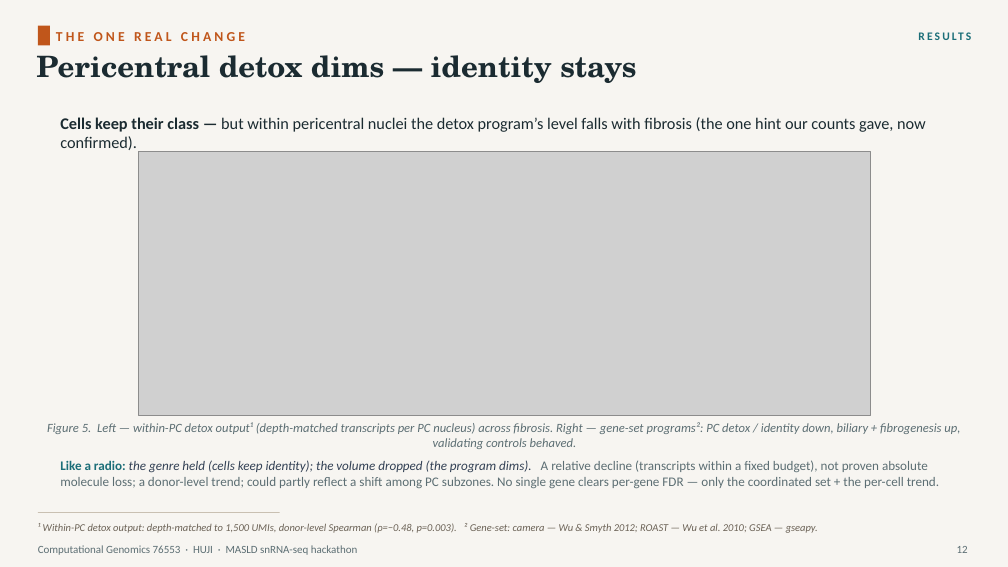
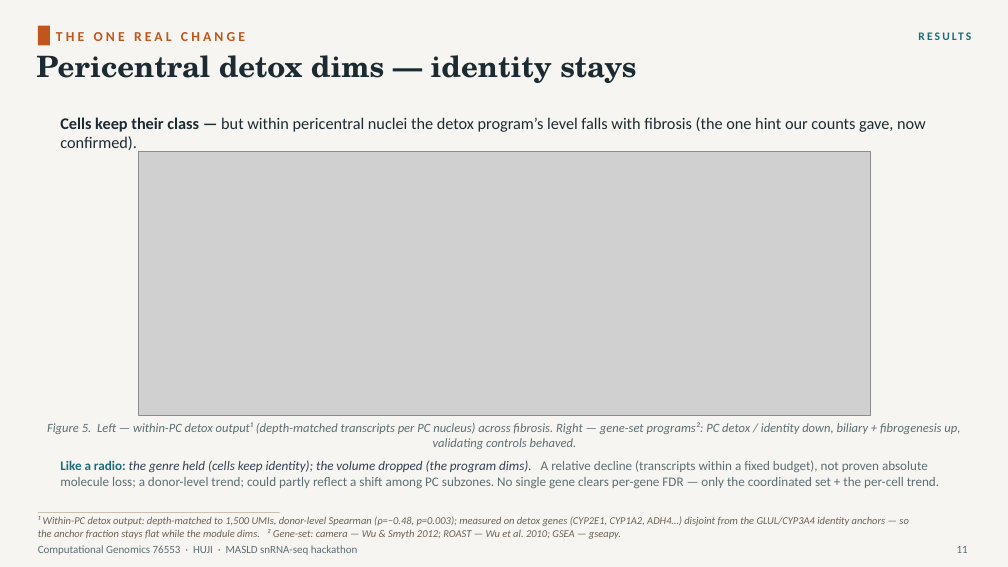
Before and after one commit to roeetekoah/liver-zonation, a slide deck: slide 14 of presentation/MASLD_zonation.pptx (slide 15 before the commit). Drawn at 1008x567 pixels with LibreOffice and Linux fonts; fonts in the diff are those of the drawing; grey boxes stand for pictures. Boxes give left, top, right and bottom in pixels: in the first picture for what was removed or moved away, otherwise in the second. Text is boxed around its words. In the diff, an @@ line names an element or a change of style, - is before the commit and + after.

```diff
--- a/presentation/MASLD_zonation.pptx
+++ b/presentation/MASLD_zonation.pptx
@@ text at <box>38,516,908,539</box>: text changed @@
-¹ Within-PC detox output: depth-matched to 1,500 UMIs, donor-level Spearman (ρ=−0.48, p=0.003). ² Gene-set: camera — Wu & Smyth 2012; ROAST — Wu et al. 2010; GSEA — gseapy.
+¹ Within-PC detox output: depth-matched to 1,500 UMIs, donor-level Spearman (ρ=−0.48, p=0.003); measured on detox genes (CYP2E1, CYP1A2, ADH4…) disjoint from the GLUL/CYP3A4 identity anchors — so the anchor fraction stays flat while the module dims. ² Gene-set: camera — Wu & Smyth 2012; ROAST — Wu et al. 2010; GSEA — gseapy.
```
Also in this commit, not shown: 15 other slides changed, 2 slides added, 3 slides removed, 2 other files.
